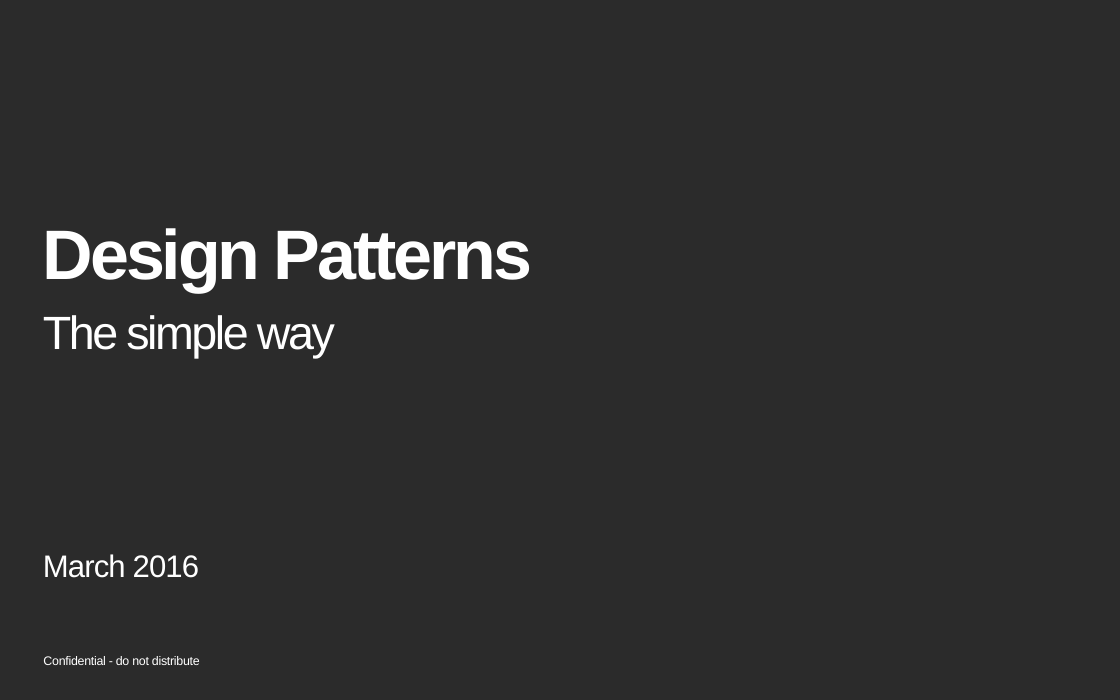
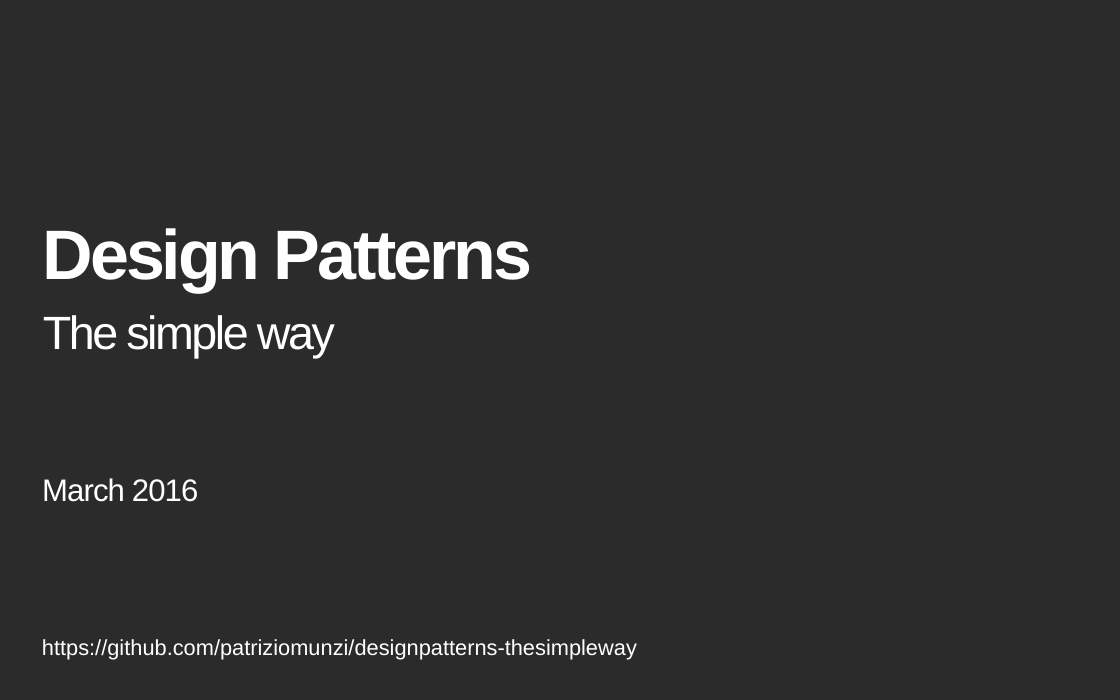
Before and after one commit to patriziomunzi/designpatterns-thesimpleway, a slide deck: slide 1 of docs/design_patterns_the_simple_way.pptx. Drawn at 1120x700 pixels with LibreOffice and Linux fonts; fonts in the diff are those of the drawing; background and template pictures are left out; a plain dark background stands for a picture behind light text. Boxes give left, top, right and bottom in pixels: in the first picture for what was removed or moved away, otherwise in the second. Text is boxed around its words. In the diff, an @@ line names an element or a change of style, - is before the commit and + after.

```diff
--- a/docs/design_patterns_the_simple_way.pptx
+++ b/docs/design_patterns_the_simple_way.pptx
@@ text "March 2016" moved from (x1=43, y1=554, x2=200, y2=578) to (x1=42, y1=478, x2=199, y2=502) @@
@@ text added at (x1=42, y1=639, x2=637, y2=660), 14 pt, text #FFFFFF @@
+https://github.com/patriziomunzi/designpatterns-thesimpleway
@@ text removed at (x1=43, y1=656, x2=200, y2=665) @@
-Confidential - do not distribute
```
Also in this commit, not shown: 17 other slides changed, 1 slide added, 12 slides removed.
